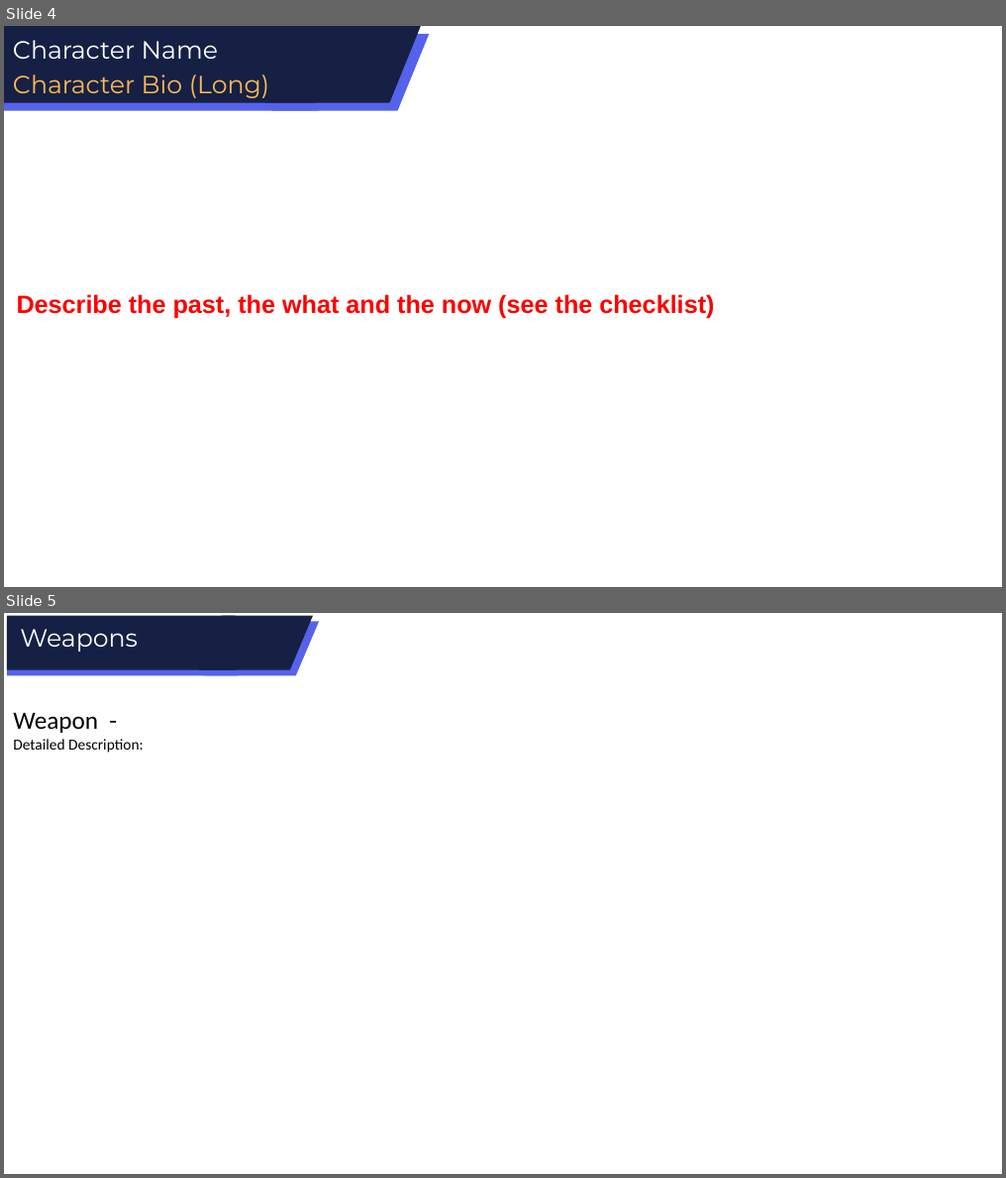
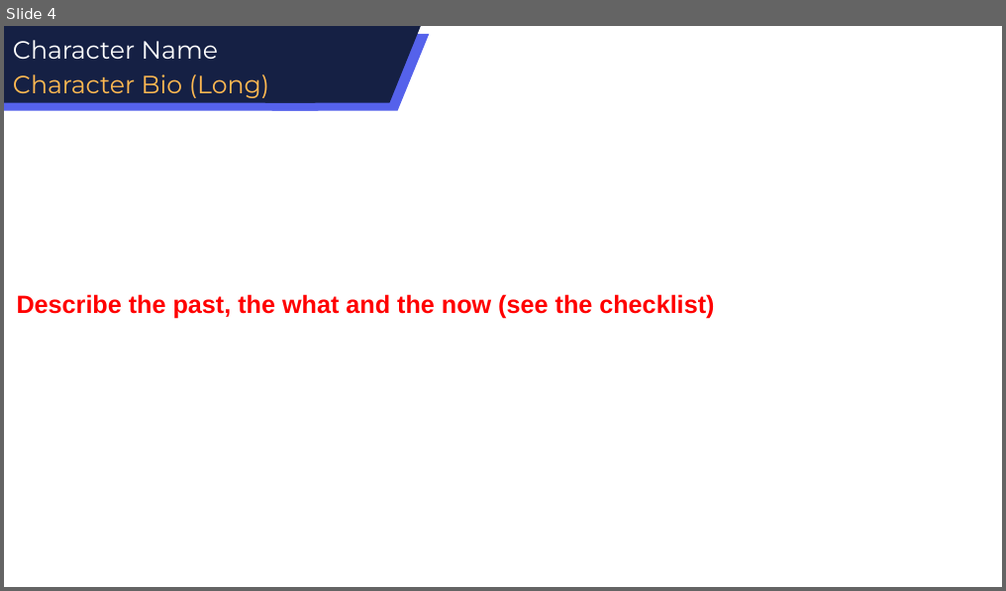
Before and after one commit to E1kari/Game-Jaaaam, a slide deck: Design Stuff/Vorlagen/Character Design Sheet.pptx. Shown one above the other, each under a label of ours: slides 4 and 5 before the commit, slide 4 after it. The pictures are 1006x1178 and 1006x591 pixels, drawn with LibreOffice and Linux fonts; fonts in the diff are those of the drawing. Boxes give left, top, right and bottom in pixels: in the first picture for what was removed or moved away, otherwise in the second. Text is boxed around its words. In the diff, an @@ line names an element or a change of style, - is before the commit and + after.

```diff
--- a/Design Stuff/Vorlagen/Character Design Sheet.pptx
+++ b/Design Stuff/Vorlagen/Character Design Sheet.pptx
@@ slide 5 removed at [4,613,1002,1174], background #FFFFFF @@
@@ text removed at [20,629,138,652] @@
-Weapons
@@ group removed at [7,616,320,674]: 2 rectangles, 2 flow chart input outputs @@
@@ text removed at [13,712,144,753] @@
-Weapon -
-Detailed Description:
```
Also in this commit, not shown: 3 slides changed, 1 other slide removed.
